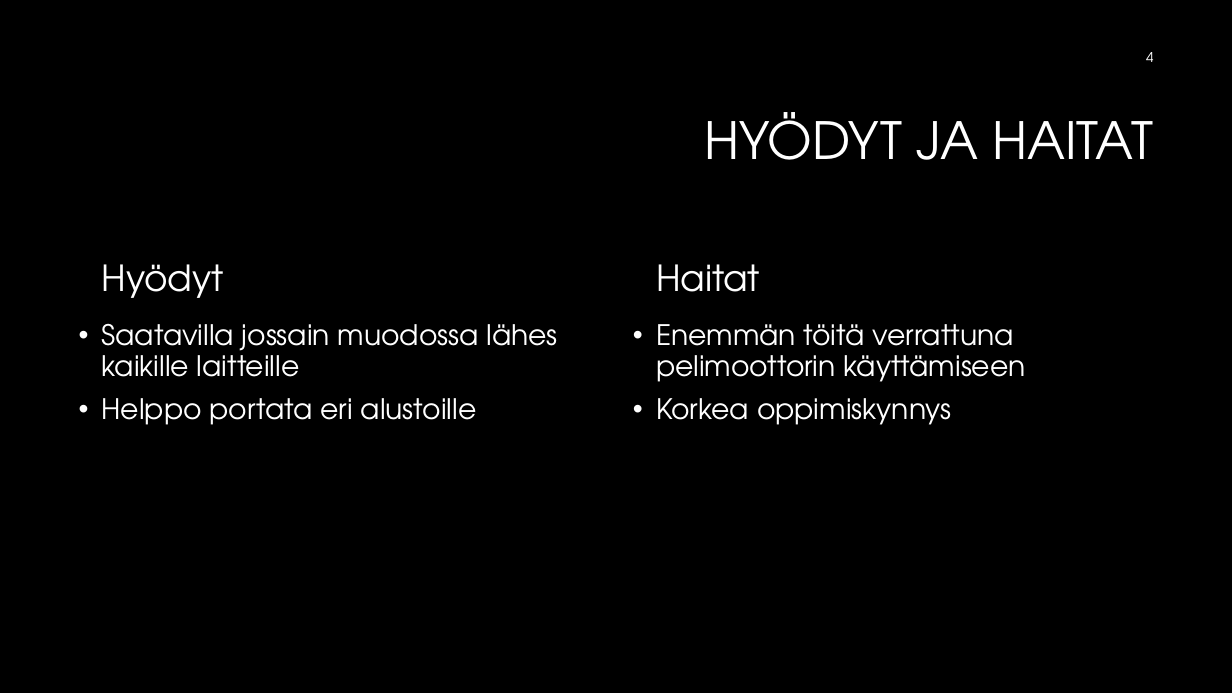
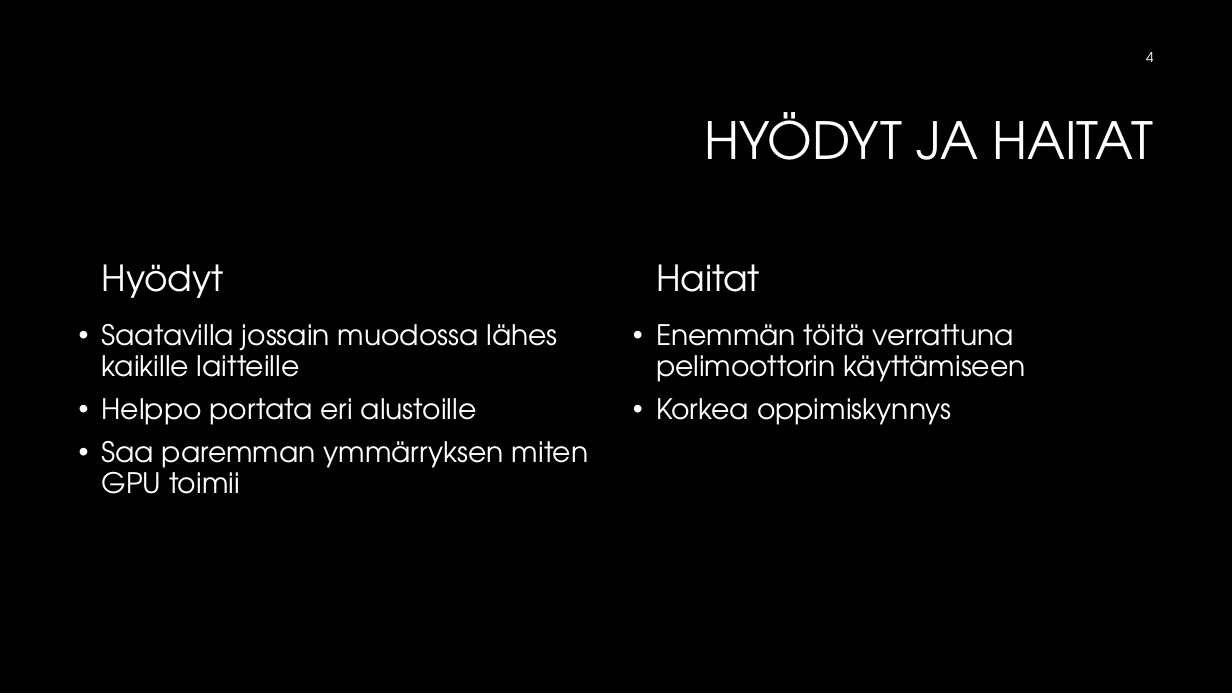
Before and after one commit to Jisti007/Mobile-Project-ideal-broccoli, a slide deck: slide 4 of presentation/OpenGL ES 3.pptx. Drawn at 1232x693 pixels with LibreOffice and Linux fonts; fonts in the diff are those of the drawing; background and template pictures are left out. Boxes give left, top, right and bottom in pixels: in the first picture for what was removed or moved away, otherwise in the second. Text is boxed around its words. In the diff, an @@ line names an element or a change of style, - is before the commit and + after.

```diff
--- a/presentation/OpenGL ES 3.pptx
+++ b/presentation/OpenGL ES 3.pptx
@@ text at [102,440,588,494]: paragraph added @@
+• Saa paremman ymmärryksen miten GPU toimii
```
Also in this commit, not shown: 16 other files.
